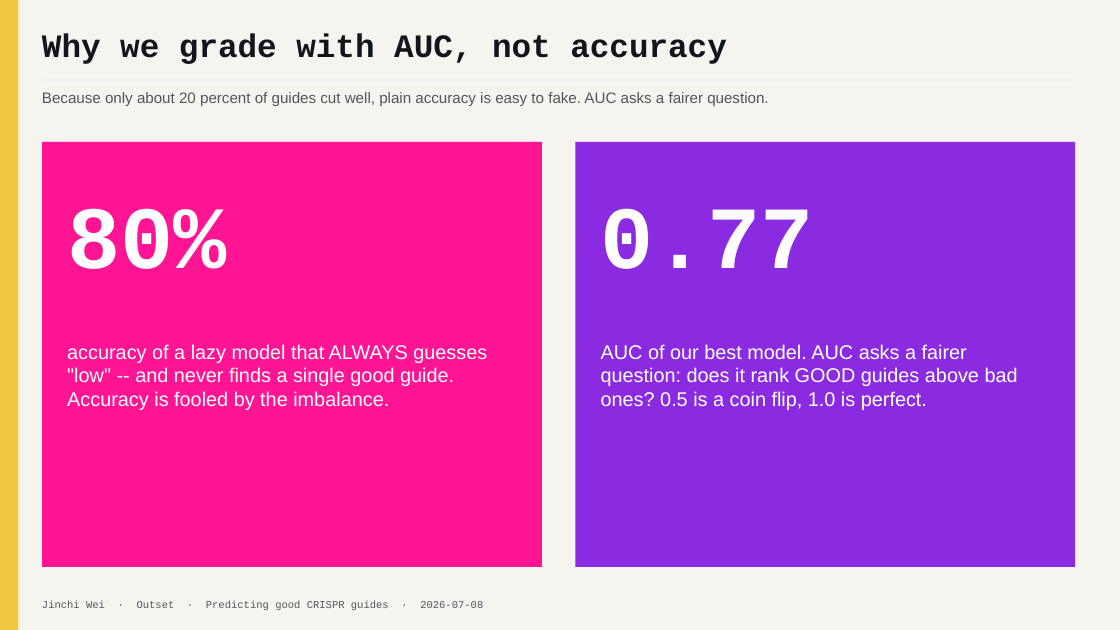
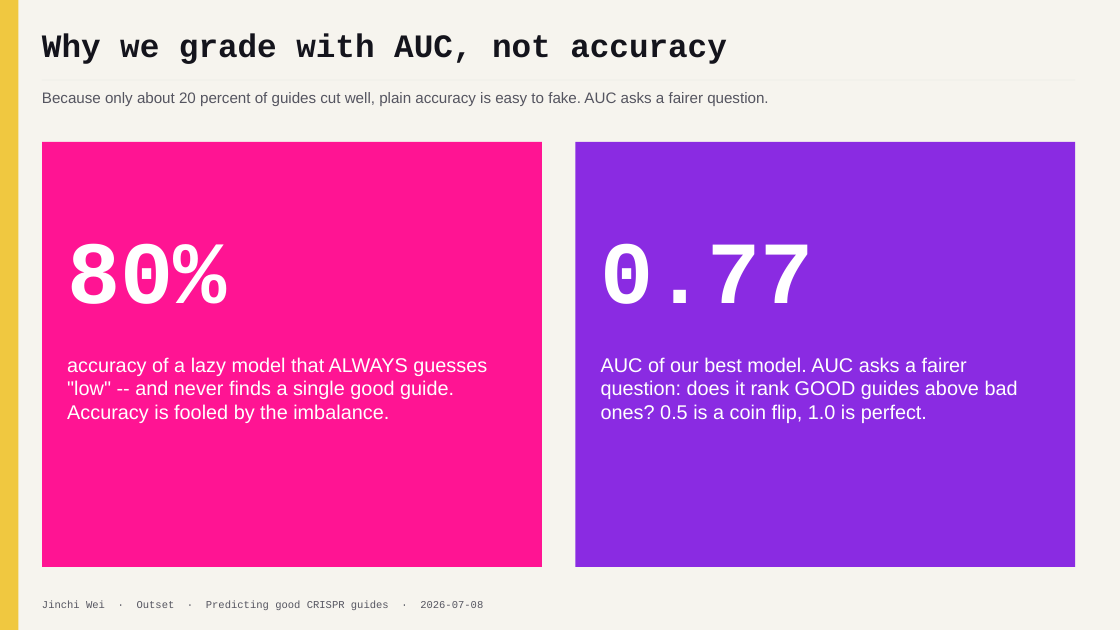
Before and after one commit to jinchiwei/outset-ai-healthcare, a slide deck: slide 11 of solutions/g1_crispr/slides/g1_crispr.pptx. Drawn at 1120x630 pixels with LibreOffice and Linux fonts; fonts in the diff are those of the drawing. Boxes give left, top, right and bottom in pixels: in the first picture for what was removed or moved away, otherwise in the second. Text is boxed around its words. In the diff, an @@ line names an element or a change of style, - is before the commit and + after.

```diff
--- a/solutions/g1_crispr/slides/g1_crispr.pptx
+++ b/solutions/g1_crispr/slides/g1_crispr.pptx
@@ text "80%": place and size @@
-text "80%" at (67,208,227,269)
+text "80%" at (67,243,227,304)
@@ text "80%" at (67,243,227,304): vertical alignment top to middle @@
@@ text "0.77" at (601,243,814,304): vertical alignment top to middle @@
@@ text "0.77": place and size @@
-text "0.77" at (601,208,814,269)
+text "0.77" at (601,243,814,304)
@@ text "accuracy of a lazy model ...": place and size @@
-text "accuracy of a lazy model ..." at (67,344,487,410)
+text "accuracy of a lazy model ..." at (67,357,487,423)
@@ text "AUC of our best model. ...": place and size @@
-text "AUC of our best model. ..." at (601,344,1018,410)
+text "AUC of our best model. ..." at (601,357,1018,423)
```
Also in this commit, not shown: 6 other slides changed, 3 other files.
